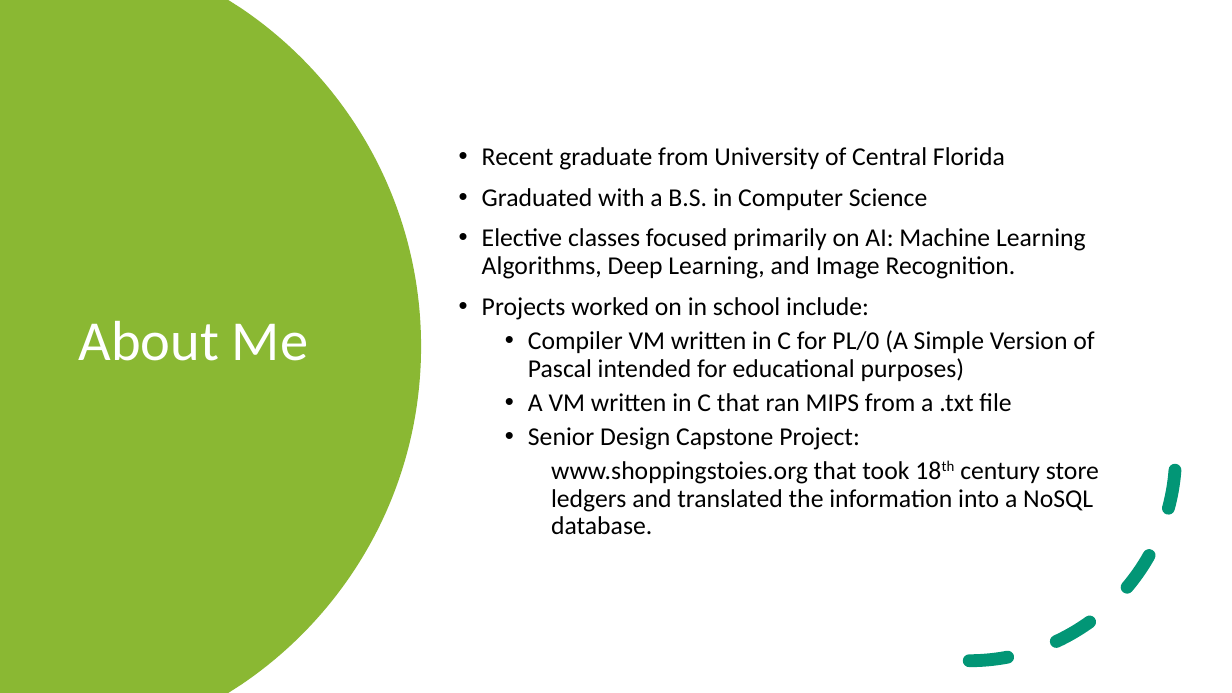
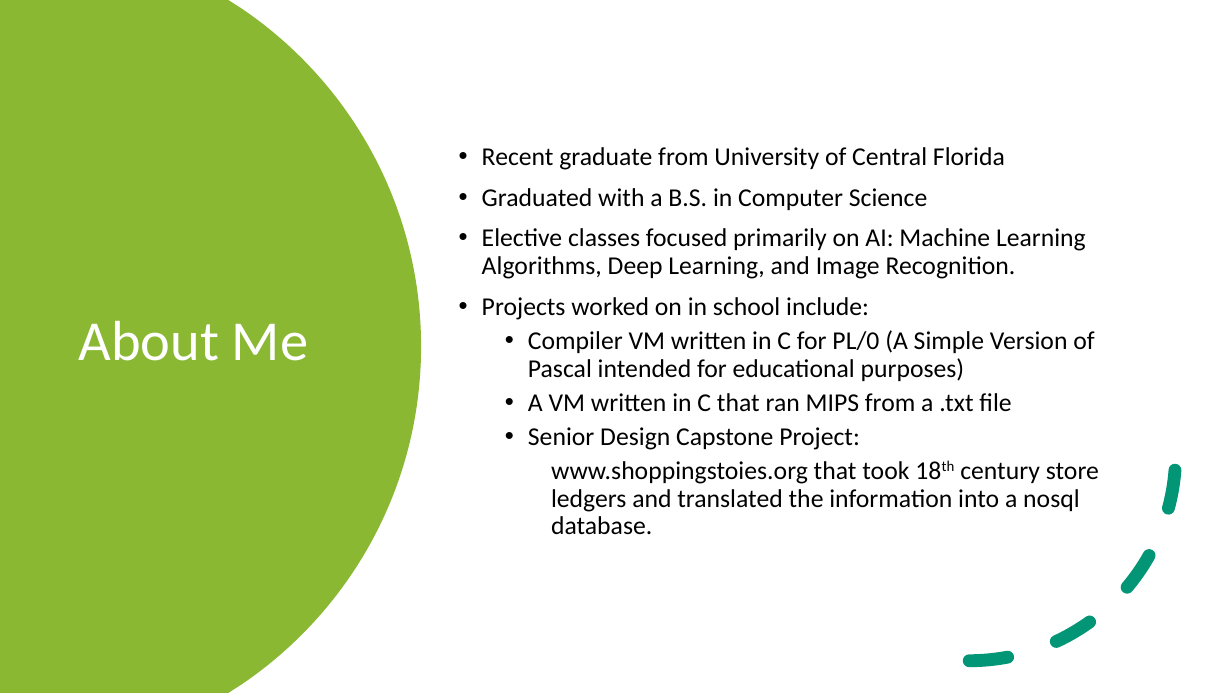
Before and after one commit to Ckarlson011/Capstone, a slide deck: slide 2 of National Park Visits.pptx. Drawn at 1232x693 pixels with LibreOffice and Linux fonts; fonts in the diff are those of the drawing. Boxes give left, top, right and bottom in pixels: in the first picture for what was removed or moved away, otherwise in the second. Text is boxed around its words. In the diff, an @@ line names an element or a change of style, - is before the commit and + after.

Commit message:
presentation version

```diff
--- a/National Park Visits.pptx
+++ b/National Park Visits.pptx
@@ text at <box>551,461,1099,534</box>: text changed @@
-    www.shoppingstoies.org that took 18th century store ledgers and translated the information into a NoSQL database.
+    www.shoppingstoies.org that took 18th century store ledgers and translated the information into a nosql database.
```
Also in this commit, not shown: 9 other files.
